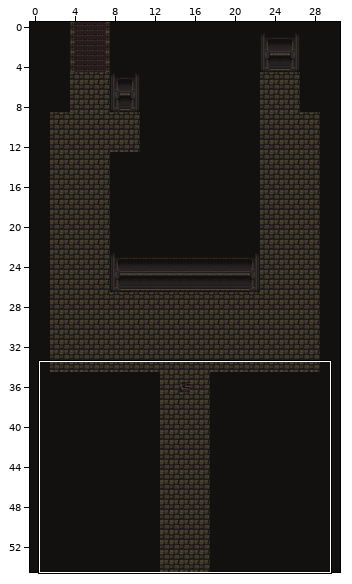
Two versions of a level (Tiled map, maps/sewer.tmx). Above, an overview of the earlier version with the close-up marked.
Close-up. First the earlier version:
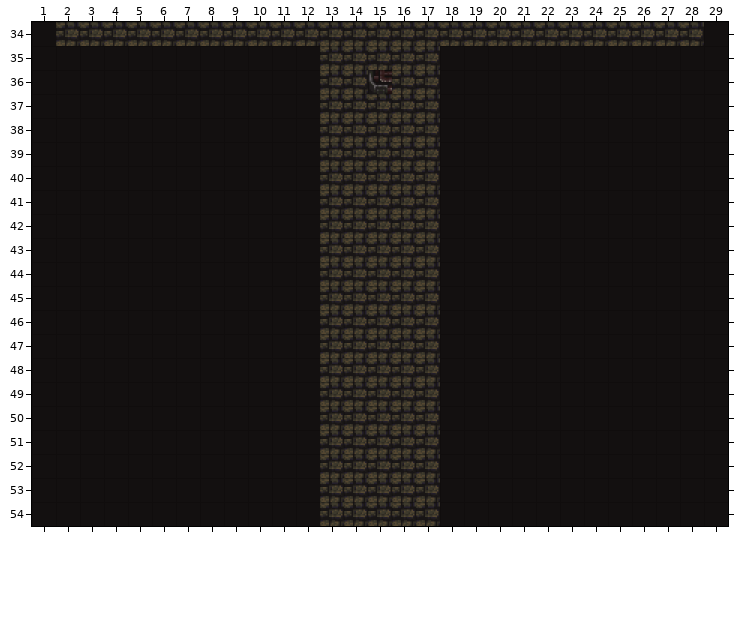
Cells are 32x32 px. Shown: x 1..29, y 34..54.
Now the later version:
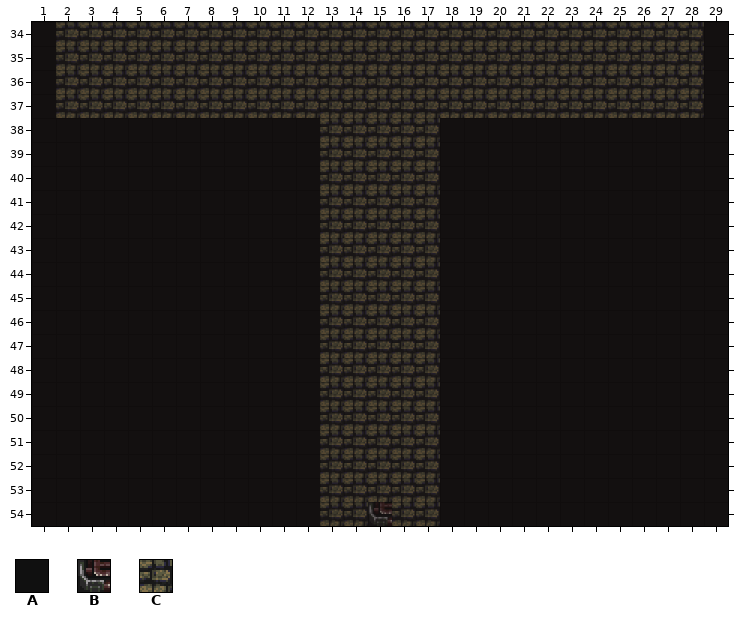
Key: from "robotropolis": A 71, B 395, C 2245.
_ is an empty cell.
Objects are placed by their top-left corner, in cells (3,4 is the top-left corner of cell 3,4); size is 1x1 cell unless given.
Log entry: Fixing ratbot and sewer level 1
The exact change:
{"where": "layer \"ground\""}
{"y":35,"x":2,"old":"__","new":"CC"}
{"y":35,"x":27,"old":"__","new":"CC"}
{"y":36,"x":2,"old":"__","new":"CC"}
{"y":36,"x":27,"old":"__","new":"CC"}
{"y":37,"x":2,"old":"__","new":"CC"}
{"y":37,"x":27,"old":"__","new":"CC"}
{"where": "layer \"objects\""}
{"was": "B \"Spawn 1\" at 15,36", "now": "B \"Spawn 1\" at 15,54"}
{"where": "layer \"upper\""}
{"y":35,"x":2,"old":"AAAAAAAAAAA","new":"___________"}
{"y":35,"x":18,"old":"AAAAAAAAAAA","new":"___________"}
{"y":36,"x":2,"old":"AAAAAAAAAAA","new":"___________"}
{"y":36,"x":18,"old":"AAAAAAAAAAA","new":"___________"}
{"y":37,"x":2,"old":"AAAAAAAAAAA","new":"___________"}
{"y":37,"x":18,"old":"AAAAAAAAAAA","new":"___________"}
{"label":"changed","picture_box":[56,46,320,118]}
{"label":"changed","picture_box":[440,46,704,118]}
{"label":"old place","picture_box":[368,70,392,94]}
{"label":"new place","picture_box":[368,502,392,526]}
